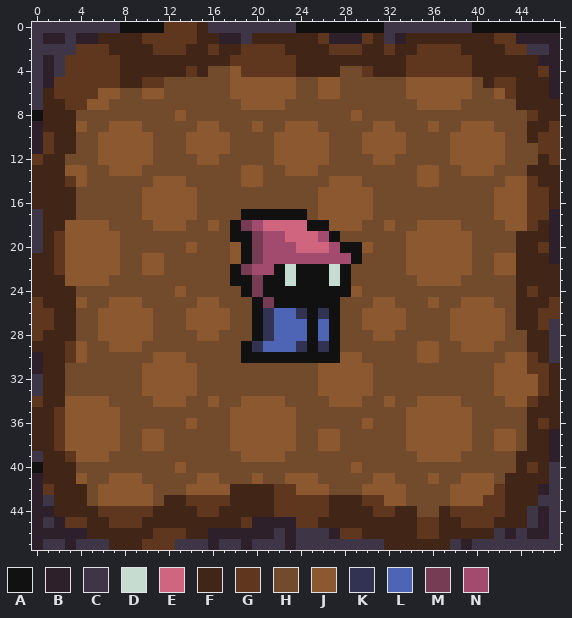
Pixel-art file: data/graphics/new graphics/ground_with_overlay_and_back.aseprite. The picture above is the old version.
48x48 pixels, 1 frame. Colours within 5 levels of each other are drawn and written as one.
Palette (. is transparent): A #111111  B #2e202a  C #3e3546  D #c7dcd0  E #cf657f  F #412617  G #5f371f  H #724b2c  J #8c5830  K #323353  L #4d65b4  M #753c54  N #a24b6f
After the commit:
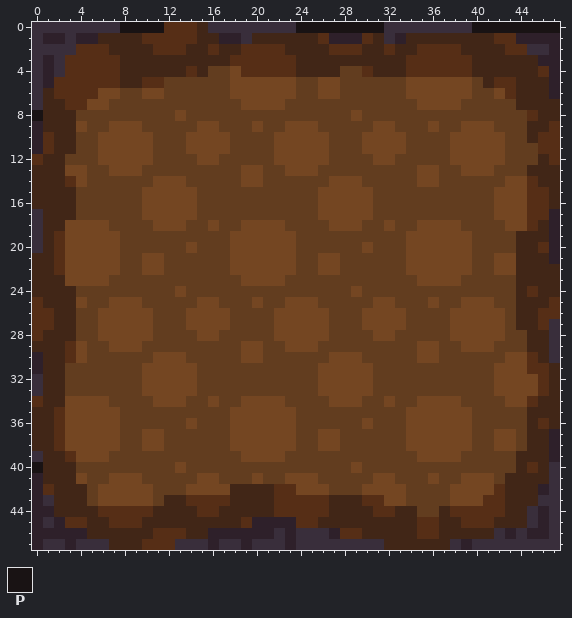
Colours new in this view: P #191314
From old to new:
layer "Layer 2" now hidden
colour C: #3e3546 -> #392e3b
colour G: #5f371f -> #562e16
colour H: #724b2c -> #623d1f
colour J: #8c5830 -> #744622
y 0: x 8..11 AAAA -> PPPP; x 24..31 AAAAAAAA -> PPPPPPPP; x 40..47 AAAAAAAA -> PPPPPPPP
y 8: x 0 A -> P
y 17: x 19..24 AAAAAA -> HHHHHH
y 18: x 18..26 AMNEEEEAA -> HJJJJHHHH
y 19: x 18..27 AAMNNEEENA -> JJJJJJHHHH
y 20: x 19..29 AMNNNEEENAA -> JJJJJHHHHHH
y 21: x 19..29 AMNNNNNNNNA -> JJJJJHHJJHH
y 22: x 18..28 AMNNADAAADA -> JJJJJJHHJJH
y 23: x 18..28 AAMAADAAADA -> HJJJJHHHHHH
y 24: x 19..28 AMAAAAAAAA -> HHHHHHHHHH
y 25: x 20..27 AMAAAAAA -> JHHJJJHH
y 26: x 20..27 AKLLKAKA -> HHJJJJJH
y 27..28: x 20..27 AKLLLALA -> HHJJJJJH
y 29: x 19..27 AKLLLKAKA -> JJHHJJJHH
y 30: x 19..27 AAAAAAAAA -> JJHHHHHHJ
y 40: x 0 A -> P
